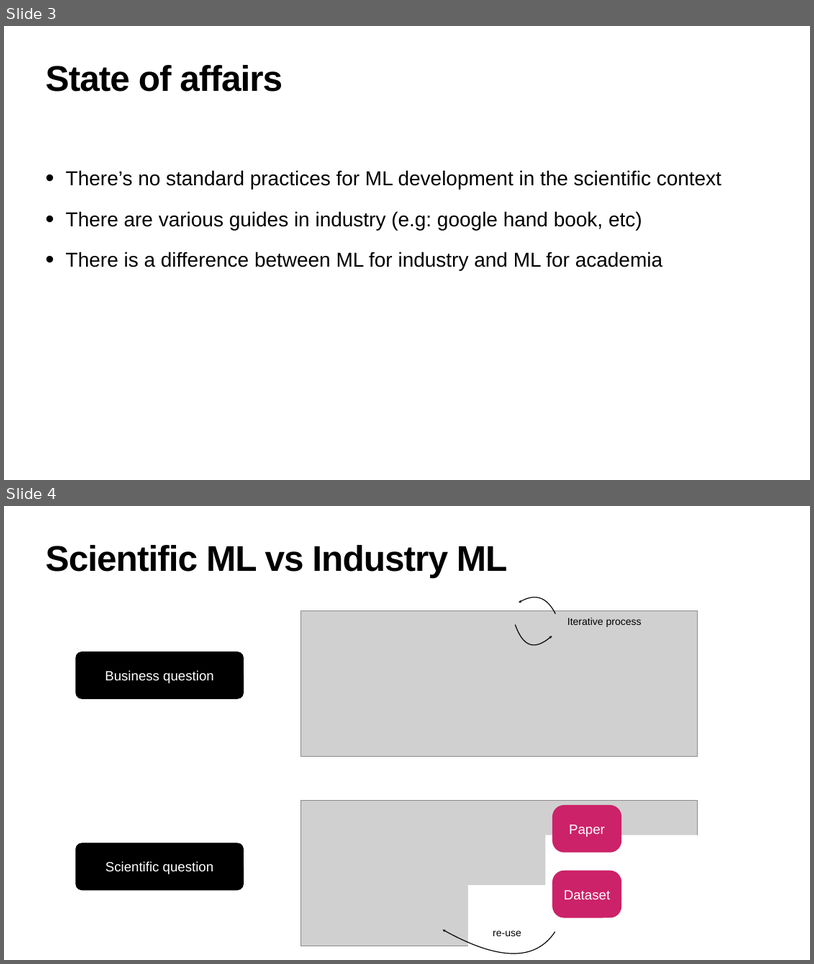
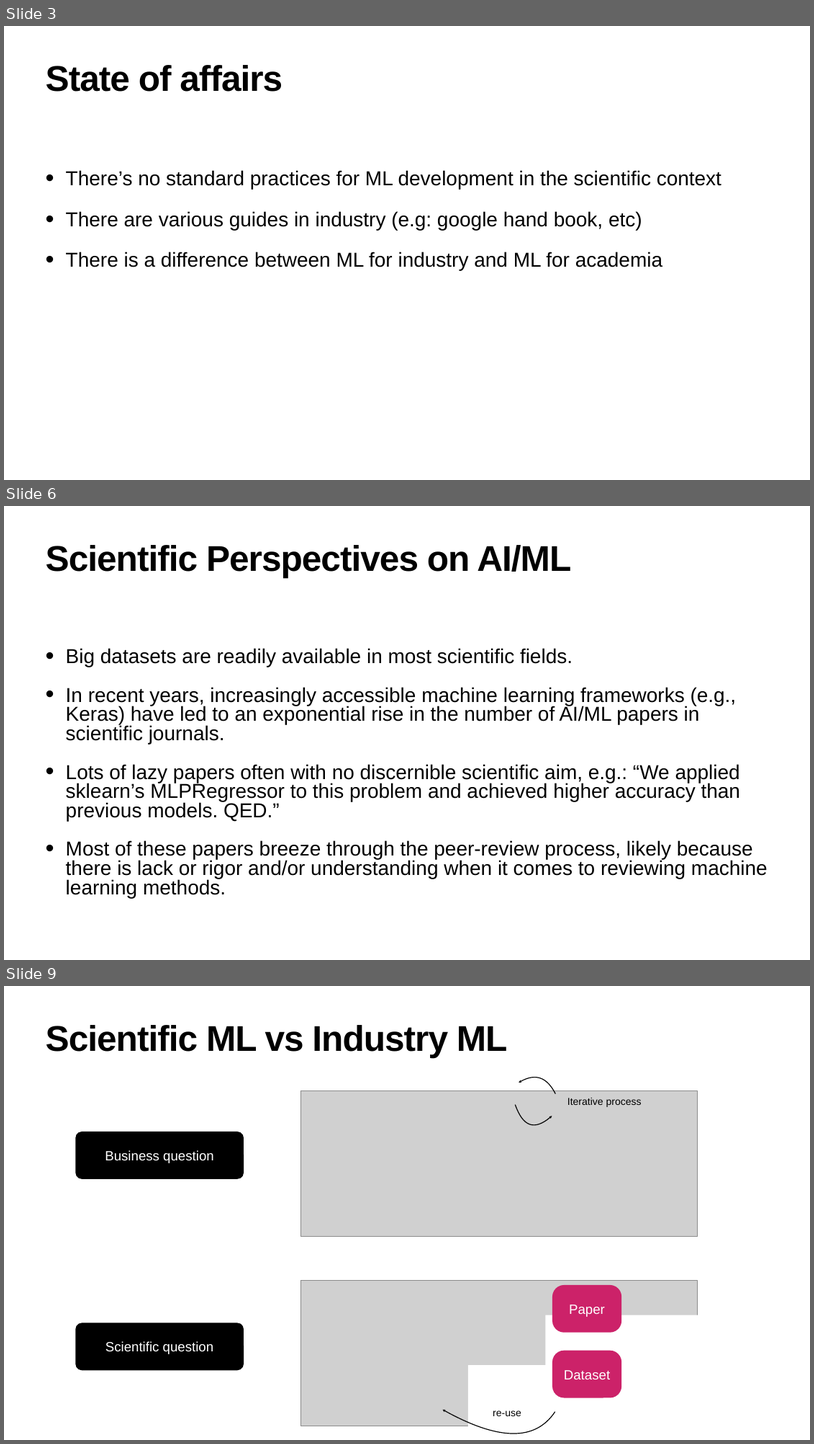
Before and after one commit to hanveiga/amld-2021-repML, a slide deck: slides/03_Reproducible_Scientific_ML.pptx. Shown one above the other, each under a label of ours: slides 3 and 4 before the commit, slides 3, 6 and 9 after it; the slides between them are not shown. The pictures are 814x964 and 814x1444 pixels, drawn with LibreOffice and Linux fonts; fonts in the diff are those of the drawing; grey boxes stand for pictures. Boxes give left, top, right and bottom in pixels: in the first picture for what was removed or moved away, otherwise in the second. Text is boxed around its words. In the diff, an @@ line names an element or a change of style, - is before the commit and + after.

```diff
--- a/slides/03_Reproducible_Scientific_ML.pptx
+++ b/slides/03_Reproducible_Scientific_ML.pptx
@@ slide 6 added at (4, 506, 810, 960), background #FFFFFF @@
@@ title added at (46, 545, 571, 577), 85 pt, text #000000, bold @@
+Scientific Perspectives on AI/ML
@@ text added at (66, 648, 768, 898), 48 pt, text #000000 @@
+• Big datasets are readily available in most scientific fields.
+• In recent years, increasingly accessible machine learning frameworks (e.g., Keras) have led to an exponential rise in the number of AI/ML papers in scientific journals.
+• Lots of lazy papers often with no discernible scientific aim, e.g.: “We applied sklearn’s MLPRegressor to this problem and achieved higher accuracy than previous models. QED.”
+• Most of these papers breeze through the peer-review process, likely because there is lack or rigor and/or understanding when it comes to reviewing machine learning methods.
@@ what was slide 4 is now slide 9 @@
```
Also in this commit, not shown: 5 slides changed, 7 other slides added.
